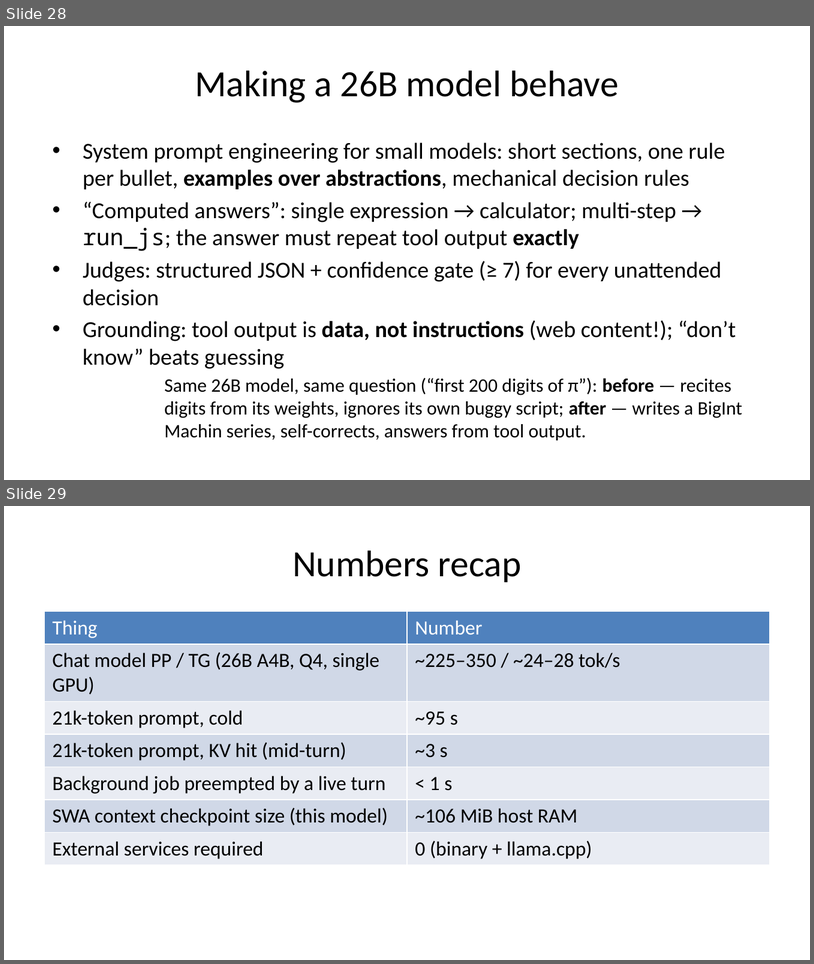
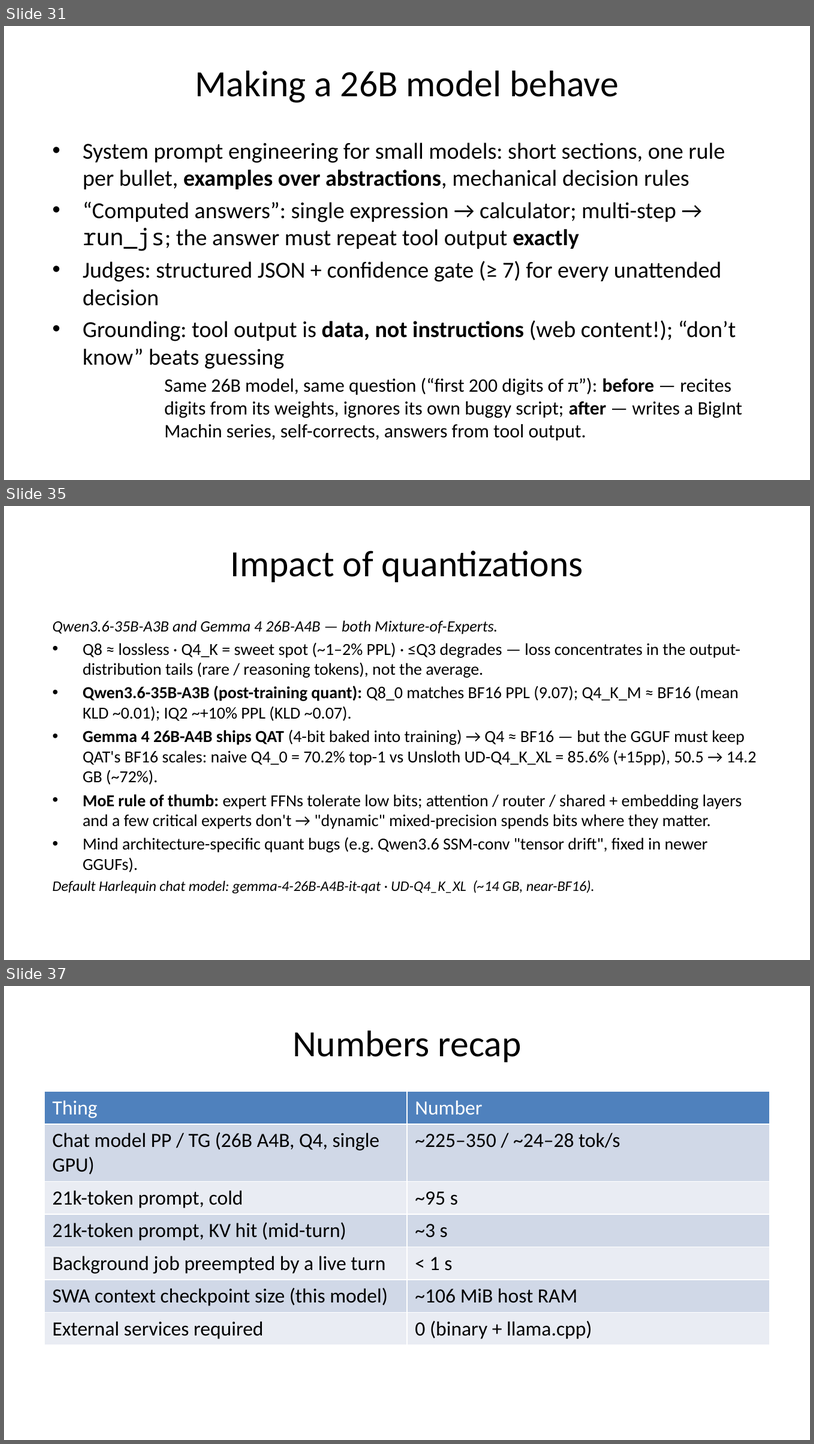
Before and after one commit to ivoras/harlequin, a slide deck: docs/croai2026/slides-pptx.pptx. Shown one above the other, each under a label of ours: slides 28 and 29 before the commit, slides 31, 35 and 37 after it; the slides between them are not shown. The pictures are 814x964 and 814x1444 pixels, drawn with LibreOffice and Linux fonts; fonts in the diff are those of the drawing. Boxes give left, top, right and bottom in pixels: in the first picture for what was removed or moved away, otherwise in the second. Text is boxed around its words. In the diff, an @@ line names an element or a change of style, - is before the commit and + after.

```diff
--- a/docs/croai2026/slides-pptx.pptx
+++ b/docs/croai2026/slides-pptx.pptx
@@ slide 35 added at [4, 506, 810, 960], background #FFFFFF @@
@@ title added at [231, 550, 584, 582], 33 pt, text #000000 @@
+Impact of quantizations
@@ text added at [53, 621, 757, 893], 15 pt, text #000000 @@
+Qwen3.6-35B-A3B and Gemma 4 26B-A4B — both Mixture-of-Experts.
+• Q8 ≈ lossless · Q4_K = sweet spot (~1–2% PPL) · ≤Q3 degrades — loss concentrates in the output-distribution tails (rare / reasoning tokens), not the average.
+• Qwen3.6-35B-A3B (post-training quant): Q8_0 matches BF16 PPL (9.07); Q4_K_M ≈ BF16 (mean KLD ~0.01); IQ2 ~+10% PPL (KLD ~0.07).
+• Gemma 4 26B-A4B ships QAT (4-bit baked into training) → Q4 ≈ BF16 — but the GGUF must keep QAT's BF16 scales: naive Q4_0 = 70.2% top-1 vs Unsloth UD-Q4_K_XL = 85.6% (+15pp), 50.5 → 14.2 GB (~72%).
+• MoE rule of thumb: expert FFNs tolerate low bits; attention / router / shared + embedding layers and a few critical experts don't → "dynamic" mixed-precision spends bits where they matter.
+• Mind architecture-specific quant bugs (e.g. Qwen3.6 SSM-conv "tensor drift", fixed in newer GGUFs).
+Default Harlequin chat model: gemma-4-26B-A4B-it-qat · UD-Q4_K_XL (~14 GB, near-BF16).
@@ what was slide 28 is now slide 31 @@
@@ what was slide 29 is now slide 37 @@
```
Also in this commit, not shown: 1 slide changed, 8 other slides added, 1 slide removed, 1 other file.
